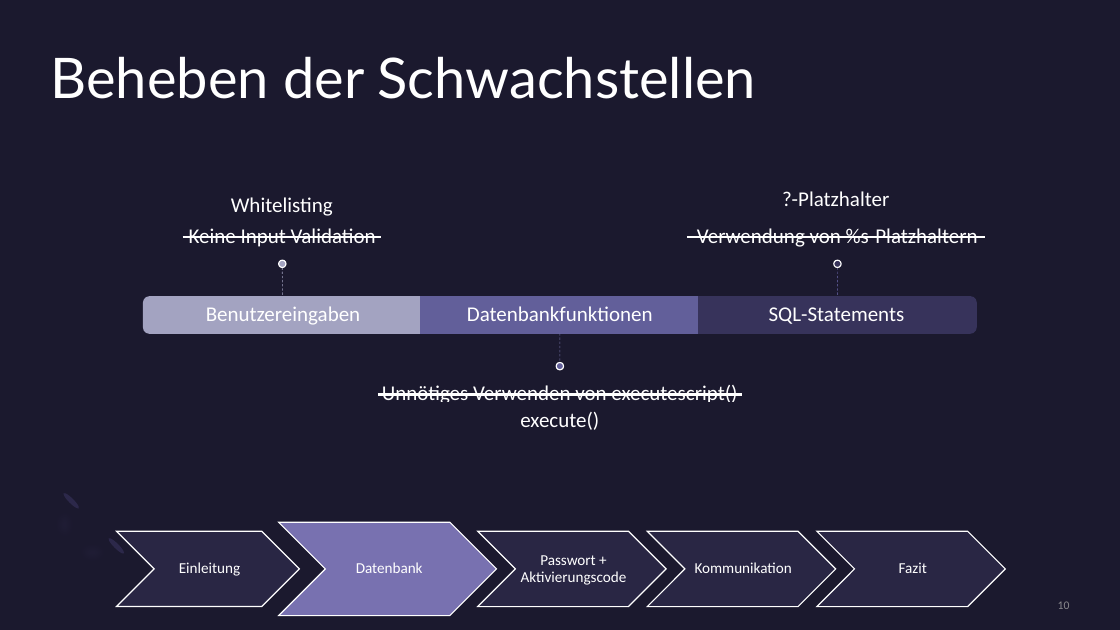
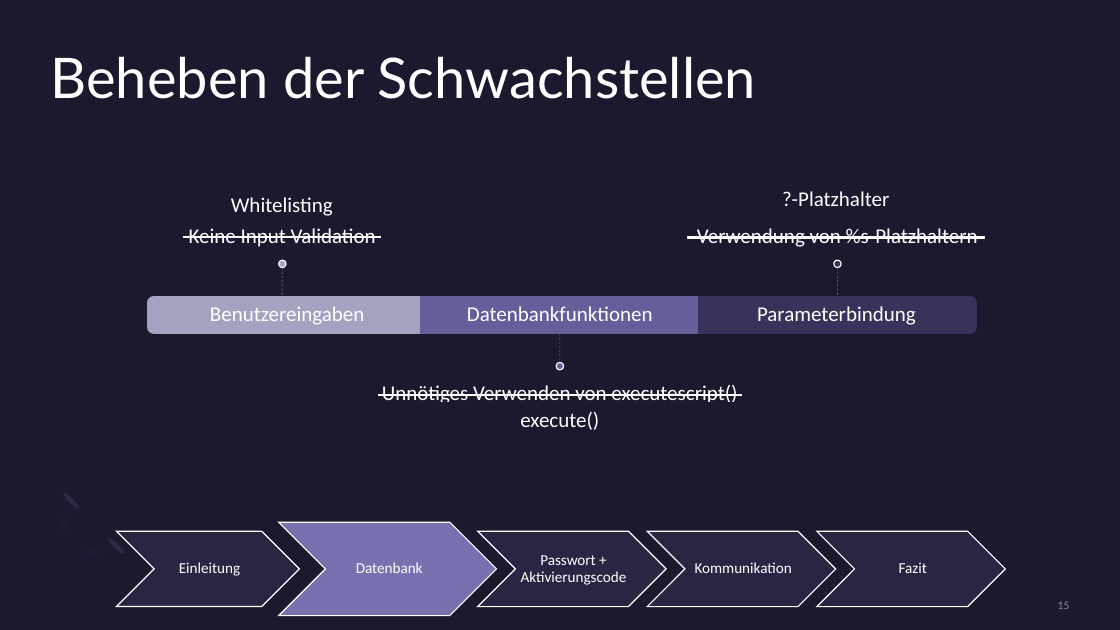
Before and after one commit to hagengruber/chess_server_strong, a slide deck: slide 15 of Alternativ Version.pptx (slide 10 before the commit). Drawn at 1120x630 pixels with LibreOffice and Linux fonts; fonts in the diff are those of the drawing. Boxes give left, top, right and bottom in pixels: in the first picture for what was removed or moved away, otherwise in the second. Text is boxed around its words. In the diff, an @@ line names an element or a change of style, - is before the commit and + after.

```diff
--- a/Alternativ Version.pptx
+++ b/Alternativ Version.pptx
@@ free "Verwendung von %s-Platzhaltern": place and size @@
-free "Verwendung von %s-Platzhaltern" at bbox=[697, 228, 978, 247]
+free "Verwendung von %s-Platzhaltern" at bbox=[607, 132, 1070, 260]
@@ freeform shape added at bbox=[148, 297, 425, 334], fill #A3A3C1, outline #A3A3C1 1 pt, 18 pt, text #FFFFFF @@
+Benutzereingaben
@@ freeform shape added at bbox=[699, 297, 976, 334], fill #37335B, outline #37335B 1 pt, 18 pt, text #FFFFFF @@
+Parameterbindung
@@ group removed at bbox=[144, 297, 976, 334]: 2 round same rects, 2 texts @@
-Benutzereingaben
-SQL-Statements
@@ page number at bbox=[1058, 601, 1070, 609]: text changed @@
-10
+15
```
Also in this commit, not shown: 4 other slides changed, 5 slides added.
